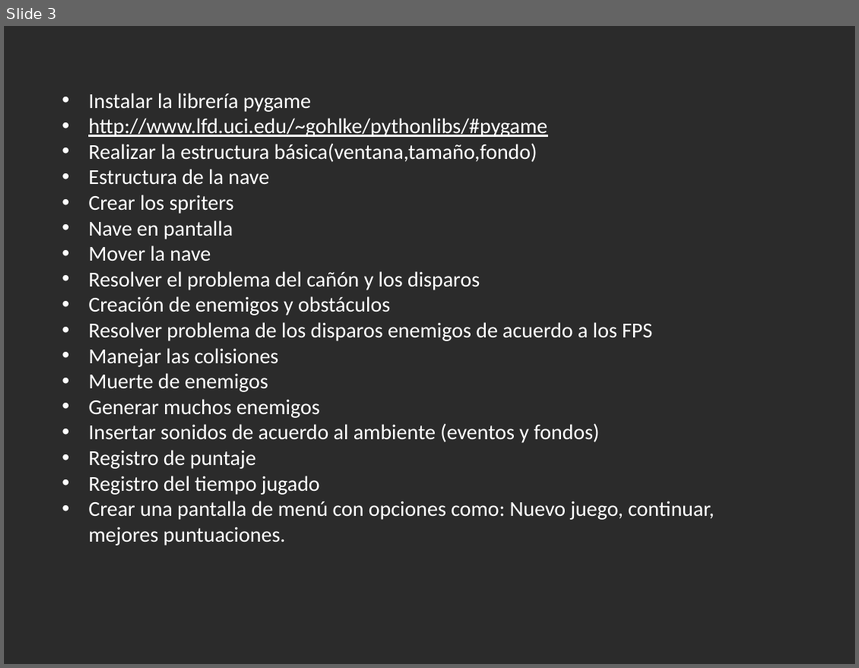
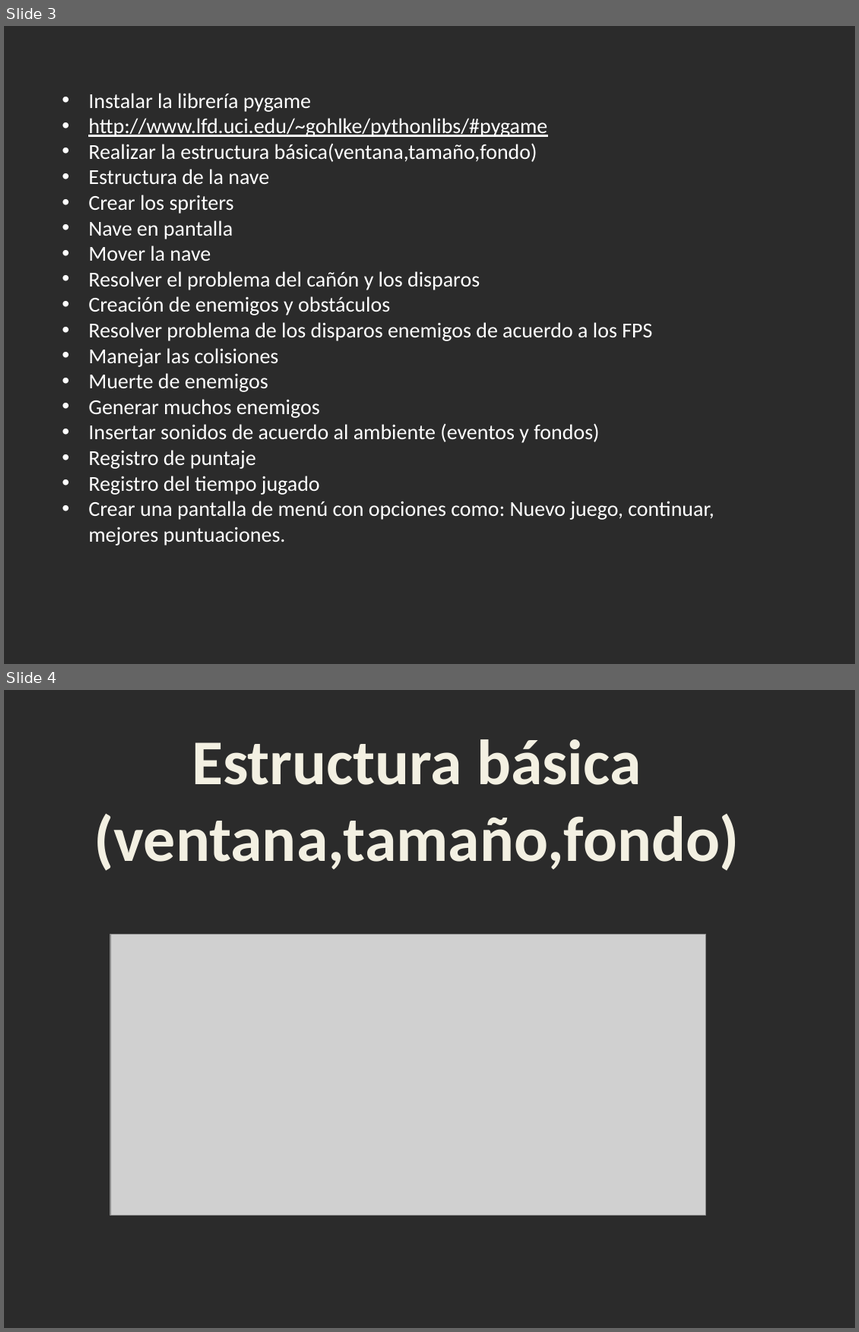
Before and after one commit to marionunezepn/Proyecto_final, a slide deck: Presentacion_avance.pptx. Shown one above the other, each under a label of ours: slide 3 before the commit, slides 3 and 4 after it. The pictures are 859x668 and 859x1332 pixels, drawn with LibreOffice and Linux fonts; fonts in the diff are those of the drawing; grey boxes stand for pictures; background and template pictures are left out; a plain dark background stands for a picture behind light text. Boxes give left, top, right and bottom in pixels: in the first picture for what was removed or moved away, otherwise in the second. Text is boxed around its words. In the diff, an @@ line names an element or a change of style, - is before the commit and + after.

```diff
--- a/Presentacion_avance.pptx
+++ b/Presentacion_avance.pptx
@@ slide 4 added at bbox=[4, 690, 855, 1328], background picture (left out) @@
@@ text added at bbox=[94, 739, 740, 871], 54 pt, text #F4F1E3, bold @@
+Estructura básica
+(ventana,tamaño,fondo)
@@ picture added at bbox=[110, 934, 706, 1215] @@
```
Also in this commit, not shown: 3 other slides added.
